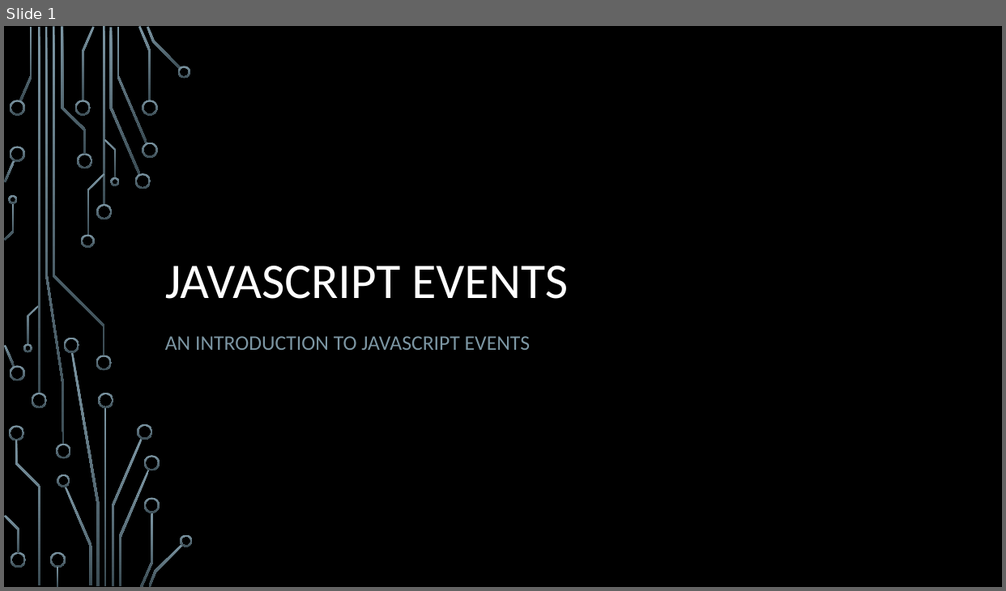
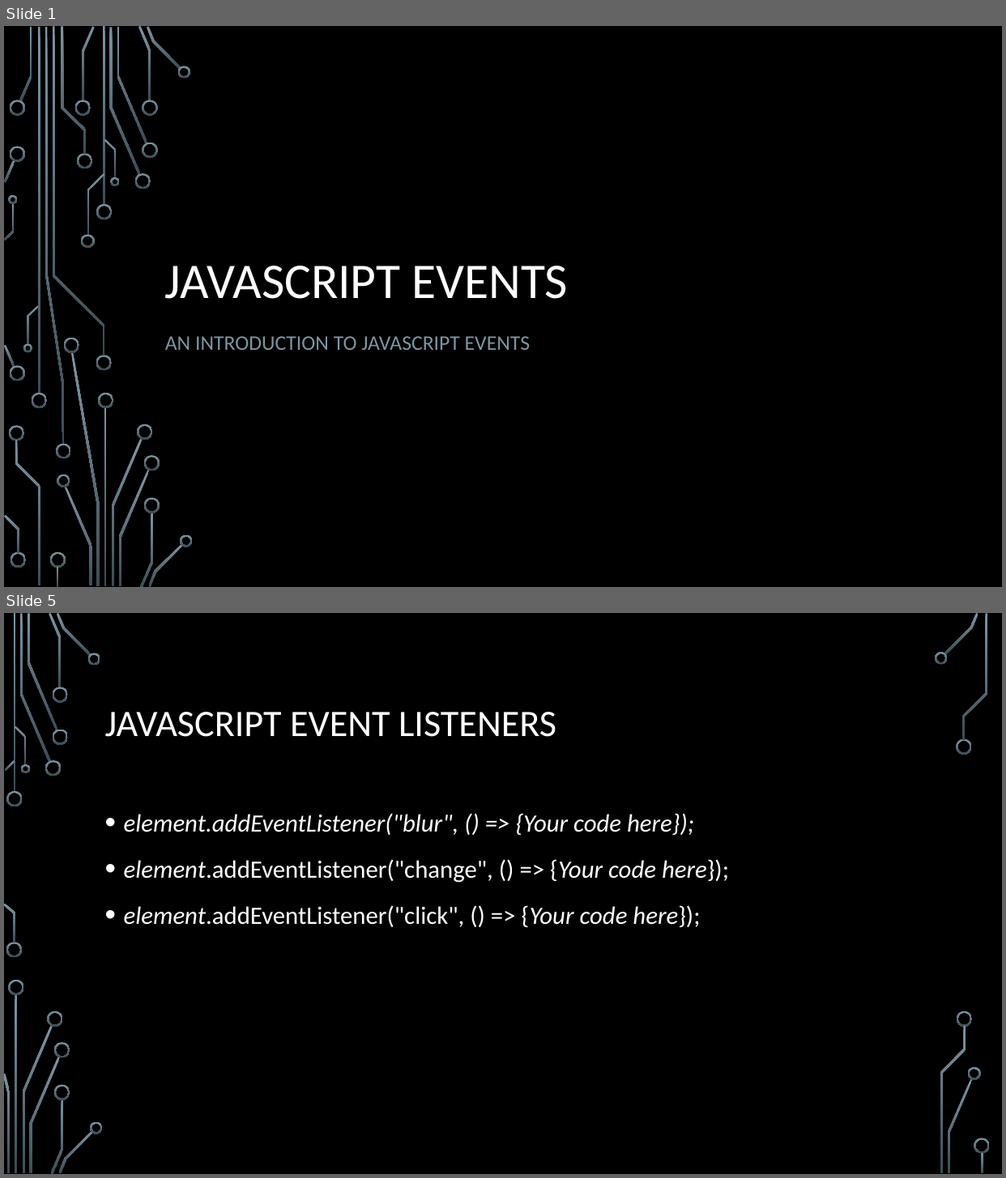
Before and after one commit to Wilson-Cal/CIT-261, a slide deck: documents/JavaScript Events.pptx. Shown one above the other, each under a label of ours: slide 1 before the commit, slides 1 and 5 after it; the slides between them are not shown. The pictures are 1006x591 and 1006x1178 pixels, drawn with LibreOffice and Linux fonts; fonts in the diff are those of the drawing; background and template pictures are left out. Boxes give left, top, right and bottom in pixels: in the first picture for what was removed or moved away, otherwise in the second. Text is boxed around its words. In the diff, an @@ line names an element or a change of style, - is before the commit and + after.

Commit message:
Added JavaScript events!

```diff
--- a/documents/JavaScript Events.pptx
+++ b/documents/JavaScript Events.pptx
@@ slide 5 added at (4, 613, 1002, 1174), background picture (left out) @@
@@ title added at (105, 712, 556, 737), 36 pt, text #FFFFFF @@
+JAVASCRIPT EVENT LISTENERS
@@ text added at (124, 813, 729, 928), 24 pt, text #FFFFFF, italic @@
+• element.addEventListener("blur", () => {Your code here});
+• element.addEventListener("change", () => {Your code here});
+• element.addEventListener("click", () => {Your code here});
@@ group added at (4, 613, 990, 1174): 33 freeform shapes, 3 rectangles @@
```
Also in this commit, not shown: 4 other slides added, 4 other files.
